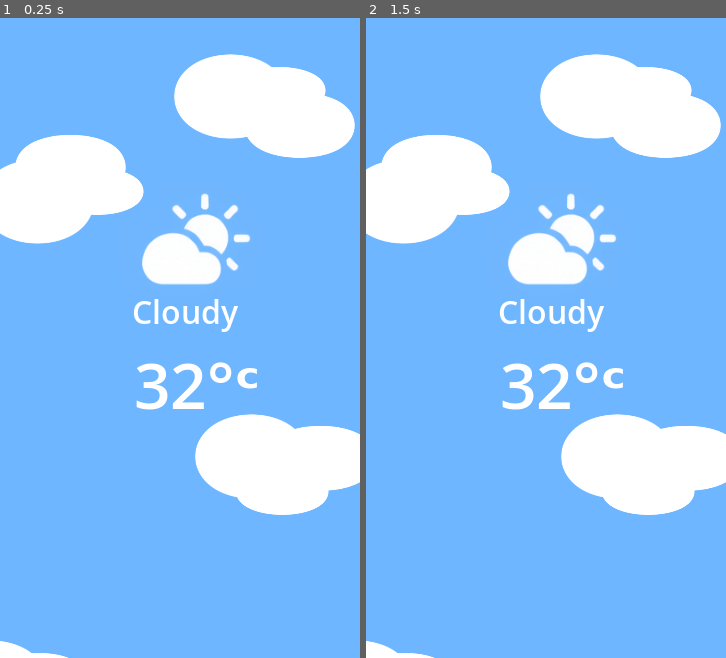
Above: before the commit, frames 1-2 (left to right).
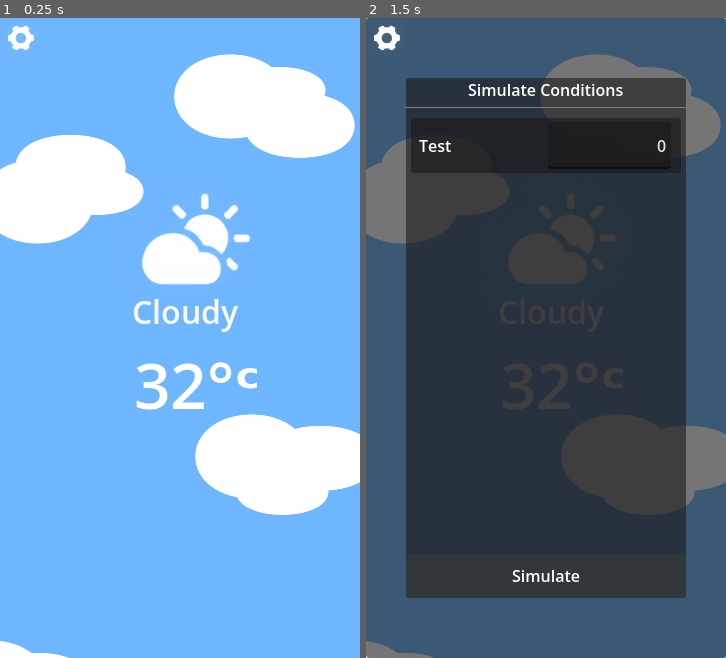
Above: after the commit, the same moments.

Repository: PunchPKD/Mausam
Game: Godot game, scene res://Main/home_page.tscn
Same seed, same stepped clock (60 frames per second), same inputs: the game is played once before the commit and once after it.
Inputs (mouse positions are in pixels of both pictures, inside the frame that each line leads up to):
- Up to frame 1 (0.25 s): no input
- Up to frame 2 (1.5 s): click (387, 37) at 0.52 s; click (546, 574) at 1.27 s

The runs differ from the first frame. In frame 1, 0.2% of the frame differs, in the area x 2-10%, y 1-6%; in frame 2, 100%, in the area x 0-100%, y 0-100%.
Error after the commit: Invalid assignment of property or key 'text' with value of type 'Nil' on a base object of type 'Label'. (res://Scripts/widget.gd:44)

Commit message:
Manual Data Simulator added

Diff:
--- a/Data/WidgetData/current_widgets.tres
+++ b/Data/WidgetData/current_widgets.tres
@@ -1,13 +1,9 @@
-[gd_resource type="Resource" script_class="BaseWidgetData" format=3 uid="uid://dnbijm8fqs46j"]
+[gd_resource type="Resource" script_class="BaseWidgetData" format=3 uid="uid://drc82qy0jc76v"]
 
 [ext_resource type="Script" uid="uid://bb71vchu7q6kv" path="res://Scripts/base_widget_data.gd" id="1_wysnf"]
-[ext_resource type="PackedScene" uid="uid://db2gpttlio4re" path="res://Scenes/Widgets/wind_widget.tscn" id="4_ik1d8"]
-[ext_resource type="PackedScene" uid="uid://xlvk4k78yi2g" path="res://Scenes/Widgets/heat_widget.tscn" id="5_j75gj"]
-[ext_resource type="PackedScene" uid="uid://c0ian1u23iape" path="res://Scenes/Widgets/sunset_widget.tscn" id="6_folv1"]
-[ext_resource type="PackedScene" uid="uid://plptwnhc8nfb" path="res://Scenes/Widgets/running_time_widget.tscn" id="6_fr3on"]
-[ext_resource type="PackedScene" uid="uid://b83agjs5hi1kq" path="res://Scenes/Widgets/sunrise_widget.tscn" id="7_folv1"]
+[ext_resource type="PackedScene" uid="uid://bt7hdi8qeqkqi" path="res://Scenes/Widgets/test_widget.tscn" id="7_jufte"]
 
 [resource]
 script = ExtResource("1_wysnf")
-widgets = Array[PackedScene]([ExtResource("7_folv1"), ExtResource("6_folv1"), ExtResource("4_ik1d8"), ExtResource("5_j75gj"), ExtResource("6_fr3on")])
+widgets = Array[PackedScene]([ExtResource("7_jufte")])
 metadata/_custom_type_script = "uid://bb71vchu7q6kv"
--- a/Main/home_page.tscn
+++ b/Main/home_page.tscn
@@ -1,6 +1,7 @@
 [gd_scene format=3 uid="uid://d0mvh51047xp4"]
 
 [ext_resource type="Texture2D" uid="uid://bd2f4haxvlgqd" path="res://Assets/Page Icons.png" id="1_cjet7"]
+[ext_resource type="Script" uid="uid://dvu8wvbtnil2v" path="res://Main/home_page_manager.gd" id="1_xv667"]
 [ext_resource type="Script" uid="uid://d0m3u1qpaale6" path="res://Systems/ui_scale_anim.gd" id="2_d5v6j"]
 [ext_resource type="Script" uid="uid://bsbf8ynum4cwf" path="res://Scripts/page_manager.gd" id="2_nmebp"]
 [ext_resource type="Texture2D" uid="uid://w0ti4lt2w7po" path="res://Assets/Weathe Elements.png" id="2_r4p1x"]
@@ -33,6 +34,8 @@
 [ext_resource type="PackedScene" uid="uid://buh4td5cmuv3s" path="res://Scenes/Togglers/packing_suggestions_widget_toggler.tscn" id="22_vguhh"]
 [ext_resource type="PackedScene" uid="uid://572du1n8ktxa" path="res://Scenes/Togglers/frost_alert_widget_toggler.tscn" id="23_xv667"]
 [ext_resource type="PackedScene" uid="uid://borjql7dnum8d" path="res://Scenes/Togglers/soil_moisture_widget_toggler.tscn" id="24_57kqf"]
+[ext_resource type="PackedScene" uid="uid://4krdwnauo3ud" path="res://Scenes/DataModels/simple_data_modle.tscn" id="34_mukki"]
+[ext_resource type="Script" uid="uid://mj0dkoo5ss3" path="res://Scripts/simulation_manager.gd" id="34_vguhh"]
 
 [sub_resource type="StyleBoxFlat" id="StyleBoxFlat_s1g48"]
 bg_color = Color(0.42970288, 0.7125219, 1, 1)
@@ -164,15 +167,22 @@
 VScrollBar/styles/scroll = SubResource("StyleBoxEmpty_w5o2e")
 VScrollBar/styles/scroll_focus = SubResource("StyleBoxEmpty_atha1")
 
+[sub_resource type="AtlasTexture" id="AtlasTexture_ksufs"]
+atlas = ExtResource("12_mukki")
+region = Rect2(208, 824, 88, 88)
+
 [node name="HomePage" type="Node2D" unique_id=740829968]
 
-[node name="Home" type="Control" parent="." unique_id=1878901306]
+[node name="Home" type="Control" parent="." unique_id=1878901306 node_paths=PackedStringArray("simulationPage", "simulateButton")]
 layout_mode = 3
 anchors_preset = 0
 offset_right = 360.0
 offset_bottom = 640.0
 size_flags_horizontal = 3
 size_flags_vertical = 3
+script = ExtResource("1_xv667")
+simulationPage = NodePath("SimulationPage")
+simulateButton = NodePath("TextureButton")
 
 [node name="Panel" type="Panel" parent="Home" unique_id=1251887371]
 layout_mode = 1
@@ -1125,8 +1135,118 @@
 
 There is a moderate chance of rainfall and thunderstorms during the evening. People travelling outdoors are advised to carry an umbrella and keep an eye on local weather alerts."
 
+[node name="SimulationPage" type="Control" parent="Home" unique_id=1711001220]
+visible = false
+layout_mode = 1
+anchors_preset = 15
+anchor_right = 1.0
+anchor_bottom = 1.0
+grow_horizontal = 2
+grow_vertical = 2
+script = ExtResource("34_vguhh")
+
+[node name="Panel" type="Panel" parent="Home/SimulationPage" unique_id=1249040563]
+layout_mode = 1
+anchors_preset = 15
+anchor_right = 1.0
+anchor_bottom = 1.0
+grow_horizontal = 2
+grow_vertical = 2
+
+[node name="MarginContainer" type="MarginContainer" parent="Home/SimulationPage" unique_id=709914473]
+layout_mode = 1
+anchors_preset = 15
+anchor_right = 1.0
+anchor_bottom = 1.0
+grow_horizontal = 2
+grow_vertical = 2
+theme_override_constants/margin_left = 40
+theme_override_constants/margin_top = 60
+theme_override_constants/margin_right = 40
+theme_override_constants/margin_bottom = 60
+
+[node name="Panel" type="Panel" parent="Home/SimulationPage/MarginContainer" unique_id=865849450]
+layout_mode = 2
+
+[node name="VBoxContainer" type="VBoxContainer" parent="Home/SimulationPage/MarginContainer" unique_id=1170059901]
+layout_mode = 2
+
+[node name="Label" type="Label" parent="Home/SimulationPage/MarginContainer/VBoxContainer" unique_id=1455951122]
+layout_mode = 2
+text = "Simulate Conditions"
+horizontal_alignment = 1
+vertical_alignment = 1
+
+[node name="HSeparator" type="HSeparator" parent="Home/SimulationPage/MarginContainer/VBoxContainer" unique_id=67007147]
+layout_mode = 2
+
+[node name="Control" type="Control" parent="Home/SimulationPage/MarginContainer/VBoxContainer" unique_id=1853610511]
+layout_mode = 2
+size_flags_vertical = 3
+
+[node name="VBoxContainer" type="VBoxContainer" parent="Home/SimulationPage/MarginContainer/VBoxContainer/Control" unique_id=241389254]
+layout_mode = 1
+anchors_preset = 15
+anchor_right = 1.0
+anchor_bottom = 1.0
+grow_horizontal = 2
+grow_vertical = 2
+
+[node name="ScrollContainer" type="ScrollContainer" parent="Home/SimulationPage/MarginContainer/VBoxContainer/Control/VBoxContainer" unique_id=1669360289]
+layout_mode = 2
+size_flags_vertical = 3
+
+[node name="MarginContainer" type="MarginContainer" parent="Home/SimulationPage/MarginContainer/VBoxContainer/Control/VBoxContainer/ScrollContainer" unique_id=1411894359]
+layout_mode = 2
+size_flags_horizontal = 3
+size_flags_vertical = 3
+theme_override_constants/margin_left = 5
+theme_override_constants/margin_top = 5
+theme_override_constants/margin_right = 5
+theme_override_constants/margin_bottom = 5
+
+[node name="VBoxContainer" type="VBoxContainer" parent="Home/SimulationPage/MarginContainer/VBoxContainer/Control/VBoxContainer/ScrollContainer/MarginContainer" unique_id=1271807841]
+layout_mode = 2
+
+[node name="SimpleDataModel" parent="Home/SimulationPage/MarginContainer/VBoxContainer/Control/VBoxContainer/ScrollContainer/MarginContainer/VBoxContainer" unique_id=1402698567 instance=ExtResource("34_mukki")]
+layout_mode = 2
+
+[node name="Control" type="Control" parent="Home/SimulationPage/MarginContainer/VBoxContainer/Control/VBoxContainer" unique_id=1054282162]
+layout_mode = 2
+size_flags_vertical = 3
+size_flags_stretch_ratio = 0.1
+
+[node name="Button" type="Button" parent="Home/SimulationPage/MarginContainer/VBoxContainer/Control/VBoxContainer/Control" unique_id=330280806]
+layout_mode = 1
+anchors_preset = 15
+anchor_right = 1.0
+anchor_bottom = 1.0
+grow_horizontal = 2
+grow_vertical = 2
+
+[node name="Label" type="Label" parent="Home/SimulationPage/MarginContainer/VBoxContainer/Control/VBoxContainer/Control" unique_id=523787595]
+layout_mode = 1
+anchors_preset = 15
+anchor_right = 1.0
+anchor_bottom = 1.0
+grow_horizontal = 2
+grow_vertical = 2
+text = "Simulate"
+horizontal_alignment = 1
+vertical_alignment = 1
+
+[node name="TextureButton" type="TextureButton" parent="Home" unique_id=198172140]
+layout_mode = 0
+offset_right = 40.0
+offset_bottom = 40.0
+texture_normal = SubResource("AtlasTexture_ksufs")
+ignore_texture_size = true
+stretch_mode = 5
+
 [connection signal="button_up" from="Home/ScrollContainer/VBoxContainer2/Control2/VBoxContainer/Control/MarginContainer/HBoxContainer/PersonalisedPageButton" to="Home/ScrollContainer/VBoxContainer2/Control2/VBoxContainer/MarginContainer" method="_on_personalised_page_button_button_up"]
 [connection signal="button_up" from="Home/ScrollContainer/VBoxContainer2/Control2/VBoxContainer/Control/MarginContainer/HBoxContainer/AIOverViewPageButton" to="Home/ScrollContainer/VBoxContainer2/Control2/VBoxContainer/MarginContainer" method="_on_ai_over_view_page_button_button_up"]
 [connection signal="button_up" from="Home/ScrollContainer/VBoxContainer2/Control2/VBoxContainer/MarginContainer/ScrollC …(236 unchanged characters)…
 [connection signal="button_up" from="Home/ScrollContainer/VBoxContainer2/Control2/VBoxContainer/MarginContainer/ScrollC …(340 unchanged characters)…
 [connection signal="button_up" from="Home/ScrollContainer/VBoxContainer2/Control2/VBoxContainer/MarginContainer/ScrollC …(352 unchanged characters)…
+[connection signal="button_up" from="Home/SimulationPage/MarginContainer/VBoxContainer/Control/VBoxContainer/Control/Button" to="Home/SimulationPage" method="_on_button_button_up"]
+[connection signal="button_up" from="Home/TextureButton" to="Home" method="_on_texture_button_button_up"]
--- /dev/null
+++ b/Main/home_page_manager.gd
@@ -0,0 +1,12 @@
+extends Control
+class_name HomePageManager
+
+@export var simulationPage: Control
+@export var simulateButton: TextureButton
+
+
+func _on_texture_button_button_up() -> void:
+	toogle_visiblity(simulationPage)
+
+func toogle_visiblity(element: Control) -> void:
+	element.visible = !element.visible
--- /dev/null
+++ b/Scenes/DataModels/simple_data_modle.tscn
@@ -0,0 +1,74 @@
+[gd_scene format=3 uid="uid://4krdwnauo3ud"]
+
+[ext_resource type="Script" uid="uid://dq2q2c28cht21" path="res://Scripts/simple_data_model.gd" id="1_fi03p"]
+
+[sub_resource type="ImageTexture" id="ImageTexture_q7ndp"]
+
+[sub_resource type="ImageTexture" id="ImageTexture_mukki"]
+
+[sub_resource type="ImageTexture" id="ImageTexture_vguhh"]
+
+[sub_resource type="ImageTexture" id="ImageTexture_xv667"]
+
+[sub_resource type="ImageTexture" id="ImageTexture_d7l6h"]
+
+[sub_resource type="ImageTexture" id="ImageTexture_k2oce"]
+
+[sub_resource type="ImageTexture" id="ImageTexture_5vu1o"]
+
+[sub_resource type="ImageTexture" id="ImageTexture_phtru"]
+
+[node name="SimpleDataModel" type="Control" unique_id=1402698567]
+custom_minimum_size = Vector2(270, 55)
+custom_maximum_size = Vector2(270, -1)
+layout_mode = 3
+anchors_preset = 0
+mouse_filter = 1
+script = ExtResource("1_fi03p")
+
+[node name="Panel" type="Panel" parent="." unique_id=2082914968]
+layout_mode = 1
+anchors_preset = 15
+anchor_right = 1.0
+anchor_bottom = 1.0
+grow_horizontal = 2
+grow_vertical = 2
+mouse_filter = 1
+
+[node name="MarginContainer" type="MarginContainer" parent="." unique_id=1131059747]
+layout_mode = 1
+anchors_preset = 15
+anchor_right = 1.0
+anchor_bottom = 1.0
+grow_horizontal = 2
+grow_vertical = 2
+theme_override_constants/margin_left = 8
+theme_override_constants/margin_top = 4
+theme_override_constants/margin_right = 8
+theme_override_constants/margin_bottom = 4
+
+[node name="HBoxContainer" type="HBoxContainer" parent="MarginContainer" unique_id=1271245094]
+layout_mode = 2
+
+[node name="Label" type="Label" parent="MarginContainer/HBoxContainer" unique_id=723996716]
+layout_mode = 2
+size_flags_horizontal = 3
+text = "Test"
+vertical_alignment = 1
+
+[node name="SpinBox" type="SpinBox" parent="MarginContainer/HBoxContainer" unique_id=1800767085]
+layout_mode = 2
+size_flags_horizontal = 3
+mouse_filter = 1
+theme_override_constants/buttons_width = 0
+theme_override_icons/up = SubResource("ImageTexture_q7ndp")
+theme_override_icons/up_hover = SubResource("ImageTexture_mukki")
+theme_override_icons/up_pressed = SubResource("ImageTexture_vguhh")
+theme_override_icons/up_disabled = SubResource("ImageTexture_xv667")
+theme_override_icons/down = SubResource("ImageTexture_d7l6h")
+theme_override_icons/down_hover = SubResource("ImageTexture_k2oce")
+theme_override_icons/down_pressed = SubResource("ImageTexture_5vu1o")
+theme_override_icons/down_disabled = SubResource("ImageTexture_phtru")
+alignment = 2
+
+[connection signal="value_changed" from="MarginContainer/HBoxContainer/SpinBox" to="." method="_on_spin_box_value_changed"]
--- a/Scenes/Widgets/test_widget.tscn
+++ b/Scenes/Widgets/test_widget.tscn
@@ -10,7 +10,7 @@
 atlas = ExtResource("5_xdwtk")
 region = Rect2(32, 728, 280, 208)
 
-[node name="TestWidget" type="Control" unique_id=1181579078 node_paths=PackedStringArray("simpleInformationElement", "detailedInformationElement", "focusedInformationElement")]
+[node name="TestWidget" type="Control" unique_id=1181579078 node_paths=PackedStringArray("simpleInformationElement", "detailedInformationElement", "focusedInformationElement", "label")]
 custom_minimum_size = Vector2(0, 55)
 layout_mode = 3
 anchors_preset = 0
@@ -23,6 +23,7 @@
 simpleInformationElement = NodePath("SimpleInformationWidgetElement")
 detailedInformationElement = NodePath("DetailedInfotmationWidgetElement")
 focusedInformationElement = NodePath("FocuedInformationElement")
+label = NodePath("SimpleInformationWidgetElement/MarginContainer/Label2")
 metadata/_custom_type_script = "uid://cxxpresugwfbc"
 
 [node name="SimpleInformationWidgetElement" parent="." unique_id=901733219 instance=ExtResource("3_eyvlw")]
--- /dev/null
+++ b/Scripts/simple_data_model.gd
@@ -0,0 +1,10 @@
+extends Control
+class_name SimpleDataModel
+
+@export var dataType: SignalBus.DataTypes
+
+func update_data(value: String) -> void:
+	SignalBus.set_data(dataType, value)
+
+func _on_spin_box_value_changed(value: float) -> void:
+	update_data(str(int(value)))
--- /dev/null
+++ b/Scripts/simulation_manager.gd
@@ -0,0 +1,8 @@
+extends Control
+class_name SimulationManager
+
+func simulate() -> void:
+	SignalBus.update_data()
+
+func _on_button_button_up() -> void:
+	simulate()
--- a/Scripts/widget.gd
+++ b/Scripts/widget.gd
@@ -7,6 +7,8 @@
 @export var simpleInformationElement: Control
 @export var detailedInformationElement: Control
 @export var focusedInformationElement: Control
+@export var dataType: SignalBus.DataTypes
+@export var label: Label
 
 var informationMode: InformationModes = InformationModes.SIMPLE:
 	set(value):
@@ -22,7 +24,7 @@
 var currentInformationElement: Control
 
 func _ready() -> void:
-	pass
+	SignalBus.UpdateData.connect(on_update_data)
 
 func _gui_input(event: InputEvent) -> void:
 	if Input.is_action_just_pressed("Click"):
@@ -36,3 +38,7 @@
 			currentInformationElement.visible = false
 		currentInformationElement = element
 		currentInformationElement.visible = true
+
+func on_update_data(datas: Dictionary[SignalBus.DataTypes, String]) -> void:
+	if label:
+		label.text = datas.get(dataType)
--- a/Singleton/signal_bus.gd
+++ b/Singleton/signal_bus.gd
@@ -1,7 +1,17 @@
 extends Node
+
+enum  DataTypes{Test}
+var Datas: Dictionary[DataTypes, String]
 
 signal AddWidget(widgetScene: PackedScene)
 signal RemoveWidget(widgetScene: PackedScene)
 signal AddWidgetList(widgetData: BaseWidgetData)
 signal SelectElement(element: Control)
 signal StartHCloudAnimation(direction: int)
+signal UpdateData(datas: Dictionary[DataTypes, String])
+
+func set_data(dataType: DataTypes, value: String) -> void:
+	Datas[dataType] = value
+
+func update_data() -> void:
+	UpdateData.emit(Datas)
Not shown, added: Main/home_page_manager.gd.uid
Not shown, added: Scripts/simple_data_model.gd.uid
Not shown, added: Scripts/simulation_manager.gd.uid
